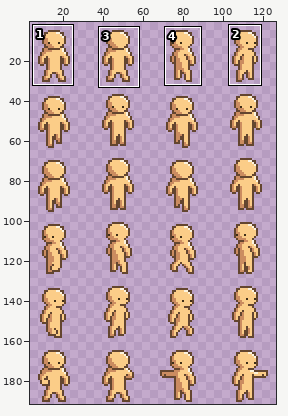
A pixel-art file gets an edit: Assets/Content/Races/human_light/human_light.ase. Above: a wide view before the commit, with the close-up outlined.
Close-up. Before:
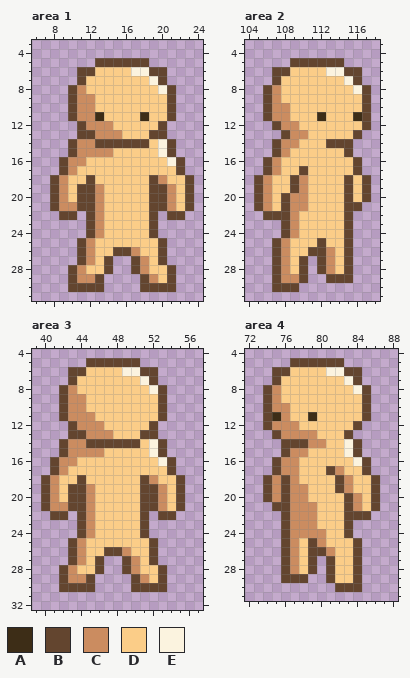
128x192 pixels, 1 frame. Colours within 5 levels of each other are drawn and written as one. Shown: area 1: x 6..24, y 3..31; area 2: x 104..118, y 3..31; area 3: x 39..57, y 4..32; area 4: x 72..88, y 4..31. The wide view leaves out empty margins. The commit also changed other parts of the picture, which this record leaves out.
Palette (. is transparent): A #3d2d17  B #63452f  C #cb8c60  D #fbcd88  E #fbf3df
Pixels before, area 1, first column x 8:
 5 .....BBBBBB.....
 6 ...BBDDDDEEBB...
 7 ...BDDDDDDDEB...
 8 ..BCDDDDDDDDEB..
 9 ..BCCDDDDDDDDB..
10 ..BCCDDDDDDDDB..
11 ..BCCADDDDADDB..
12 ...BCCCDDDDDB...
13 ...BBCCCDDDBB...
14 ..BCCBBBBBBDEB..
15 ..BCCCCDDDDDEB..
16 .BCCDDDDDDDDDEB.
17 .BCDDDDDDDDDDDB.
18 BCDDBDDDDDDBCDDB
19 BCDBBCDDDDDBBCDB
20 BCDBBCDDDDDBBCDB
21 BCCBBCDDDDDBBCDB
22 .BB.BCDDDDDB.BB.
23 ....BCDDDDDB....
24 ....BCDDDDDB....
25 ...BCDDDDDDDB...
26 ...BCDDBBCDDB...
27 ...BCDB..BCDB...
28 ..BCDDB..BCDDB..
29 ..BCCB....BCDB..
30 ..BBBB....BBBB..
Pixels before, area 2, first column x 105:
 5 ....BBBBBB...
 6 ..BBDDDDEEBB.
 7 ..BDDDDDDDEB.
 8 .BCDDDDDDDDEB
 9 .BCDDDDDDDDDB
10 .BCCDDDDDDDDB
11 .BCCDDDADDDAB
12 ..BCCDDDDDDDB
13 ...BCCDDDDDB.
14 ..BCCDDDBBB..
15 ..BCDDDDDDB..
16 .BCDDDDDDDDB.
17 .BCDDBDDDDDB.
18 BCDDBCDDDDBDB
19 BCDDBCDDDDBDB
20 BCDBCCDDDDBDB
21 BCDBCCDDDDBB.
22 .BBBCDDDDDB..
23 ...BCDDDDDB..
24 ...BCDDDDDB..
25 ..BCDDDBDDB..
26 ..BCDDBBCDB..
27 ..BCDB.BCDB..
28 ..BCDB.BCDB..
29 ..BCCB..BBB..
30 ..BBB........
Pixels before, area 3, first column x 40:
 5 .....BBBBBB.....
 6 ...BBDDDDEEBB...
 7 ...BDDDDDDDEB...
 8 ..BCDDDDDDDDEB..
 9 ..BCCDDDDDDDDB..
10 ..BCCDDDDDDDDB..
11 ..BCCCDDDDDDDB..
12 ...BCCCDDDDDB...
13 ...BBCCCDDDBB...
14 ..BCCBBBBBBDEB..
15 ..BCCCCDDDDDEB..
16 .BCCDDDDDDDDDEB.
17 .BCDDDDDDDDDDDB.
18 BCDDBDDDDDDBCDDB
19 BCDBBCDDDDDBBCDB
20 BCDBBCDDDDDBBCDB
21 BCCBBCDDDDDBBCDB
22 .BB.BCDDDDDB.BB.
23 ....BCDDDDDB....
24 ....BCDDDDDB....
25 ...BCDDDDDDDB...
26 ...BCDDBBCDDB...
27 ...BCDB..BCDB...
28 ..BCDDB..BCDDB..
29 ..BCCB....BCDB..
30 ..BBBB....BBBB..
Pixels before, area 4, first column x 74:
 5 ...BBBBBB....
 6 .BBDDDDEEBB..
 7 .BDDDDDDDEB..
 8 BCDDDDDDDDEB.
 9 BCDDDDDDDDDB.
10 BCCDDDDDDDDB.
11 BACDDADDDDDB.
12 BCCCDDDDDDB..
13 .BCCCCDDDB...
14 ..BBBCCDDEB..
15 ..BCCDDDDEB..
16 .BCCDDDDDDEB.
17 .BCCDDDBCDDB.
18 BCBCDDDDBCDDB
19 BCBCCDDDBCDDB
20 BCBCCDDDDBCDB
21 .BBCCCDDDBCDB
22 ..BCCCDDDBBB.
23 ..BCCCDDDB...
24 ..BCCCCDDB...
25 ..BCDBCDDDB..
26 ..BCDBBCDDB..
27 ..BCDB.BDDB..
28 ..BCDB.BDDB..
29 ..BBB..BDDB..
30 ........BBB..
The same view after the edit:
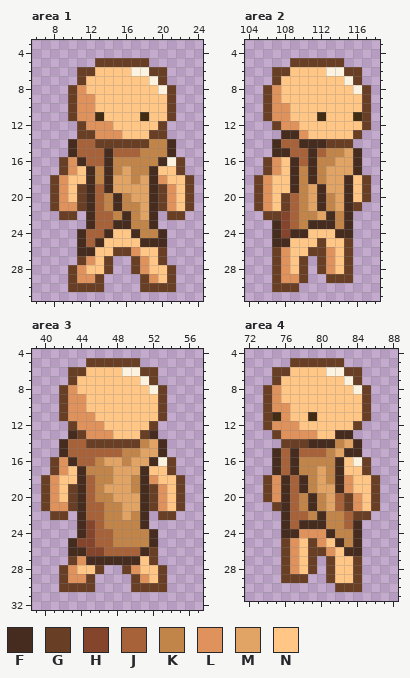
Colours new in this view: F #452c1e  G #683f24  H #85452c  J #a7623a  K #c28549  L #df925b  M #e1a465  N #ffc685
From old to new:
layer "Duster" now shown
colour A: #3d2d17 -> #432c14
Changed rows in their new state; - is a pixel that keeps its letter.
Area 1, layers "Duster", "Body":
first column x 8:
 5 -----GGGGGG-----
 6 ---GGNNNN--GG---
 7 ---GNNNNNNN-G---
 8 --GLNNNNNNNN-G--
 9 --GLLNNNNNNNNG--
10 --GLLNNNNNNNNG--
11 --GLL-NNNN-NNG--
12 ---GLLLNNNNNG---
13 ---GGLLLNNNGG---
14 --FJJGGGGGGKKF--
15 --FJJJFJJJKKKF--
16 -GLFJJFKKKKKF-G-
17 -GLNFKFKMKKFNNG-
18 GLNNFKFMMKMFLNNG
19 GLNGFJFMMMMFGLNG
20 GLNGFJKFKMMFGLNG
21 GLLGFJKFKKMFGLNG
22 -GG-FJJKFKMF-GG-
23 ----FJJFFKKF----
24 ---FJJFNNFKKF---
25 ---FJFNNNNFFF---
26 ---FFNNGGLNNG---
27 ---GLNG--GLNG---
28 --GLNNG--GLNNG--
29 --GLLG----GLNG--
30 --GGGG----GGGG--
Area 2, layers "Duster", "Body":
first column x 105:
 5 ----GGGGGG---
 6 --GGNNNN--GG-
 7 --GNNNNNNN-G-
 8 -GLNNNNNNNN-G
 9 -GLNNNNNNNNNG
10 -GLLNNNNNNNNG
11 -GLLNNN-NNN-G
12 --GLLNNNNNNNG
13 ---FFLNNNNNG-
14 --FJJFFFGGG--
15 --FFJJFJKKMF-
16 -GLNFJFKKMMF-
17 -GLNFKFKMMMF-
18 GLNNFKFKMMFNG
19 GLNNFKMFMMFNG
20 GLNGJKMFKMFNG
21 GLNGJKMFKMFG-
22 -GGHJKKMFKF--
23 --FHJKFFFKF--
24 --FHFFNNNFF--
25 --FFNNNGNNG--
26 --GLNNGGLNG--
27 --GLNG-GLNG--
28 --GLNG-GLNG--
29 --GLLG--GGG--
30 --GGG--------
Area 3, layers "Duster", "Body":
first column x 40:
 5 -----GGGGGG-----
 6 ---GGNNNN--GG---
 7 ---GNNNNNNN-G---
 8 --GLNNNNNNNN-G--
 9 --GLLNNNNNNNNG--
10 --GLLNNNNNNNNG--
11 --GLLLNNNNNNNG--
12 ---GLLLNNNNNG---
13 ---FGLLLNNNGF---
14 --FJJGGGGGGKMF--
15 --FJJJJJJKKMMF--
16 -GLFJJKMMKMMF-G-
17 -GLNFKKKMMMFNNG-
18 GLNNFJKKMMKFLNNG
19 GLNGFJKMMMKFGLNG
20 GLNGFJKKMMMFGLNG
21 GLLGFJJKKMMFGLNG
22 -GG-FJJKKMKF-GG-
23 ----FHJKKKKF----
24 ----FHJJKKKKF---
25 ---FHHJJKKKKF---
26 ---FFHHJJJJFG---
27 ---GLFFFFFFNG---
28 --GLNNG--GLNNG--
29 --GLLG----GLNG--
30 --GGGG----GGGG--
Area 4, layers "Duster", "Body":
first column x 74:
 5 ---GGGGGG----
 6 -GGNNNN--GG--
 7 -GNNNNNNN-G--
 8 GLNNNNNNNN-G-
 9 GLNNNNNNNNNG-
10 GLLNNNNNNNNG-
11 G-LNN-NNNNNG-
12 GLLLNNNNNNG--
13 -GLLLLNNFF---
14 --GGGFFFKMF--
15 -FJFJJJKMFF--
16 -FJFKKKKFN-G-
17 -FJFKKMKFNNG-
18 GLFJFKMKFLNNG
19 GLFJFKMMFLNNG
20 GLFJKFKMJGLNG
21 -GFJKFKMJGLNG
22 --FJJKFKKJGG-
23 --FJFFFKKJF--
24 --FFLLLFKKF--
25 --GLNGLNFKF--
26 --GLNGGLNFF--
27 --GLNG-GNNG--
28 --GLNG-GNNG--
29 --GGG--GNNG--
30 --------GGG--
Boxes around the changes in both close-ups, in picture pixels (x1, y1, x2, y2):
changed: (50, 58, 194, 292)
changed: (254, 58, 371, 292)
changed: (41, 358, 185, 592)
changed: (263, 358, 380, 592)
